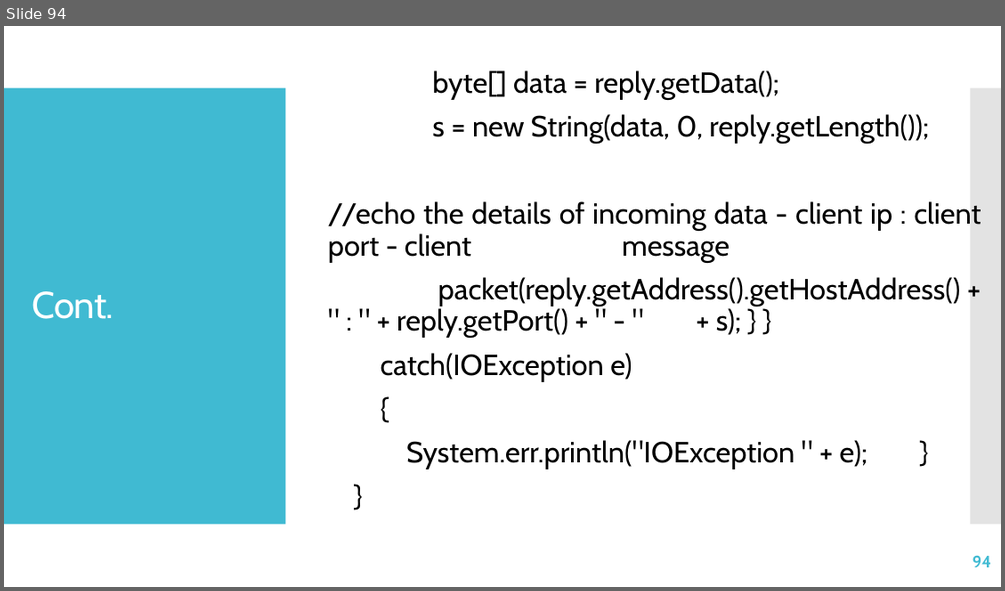
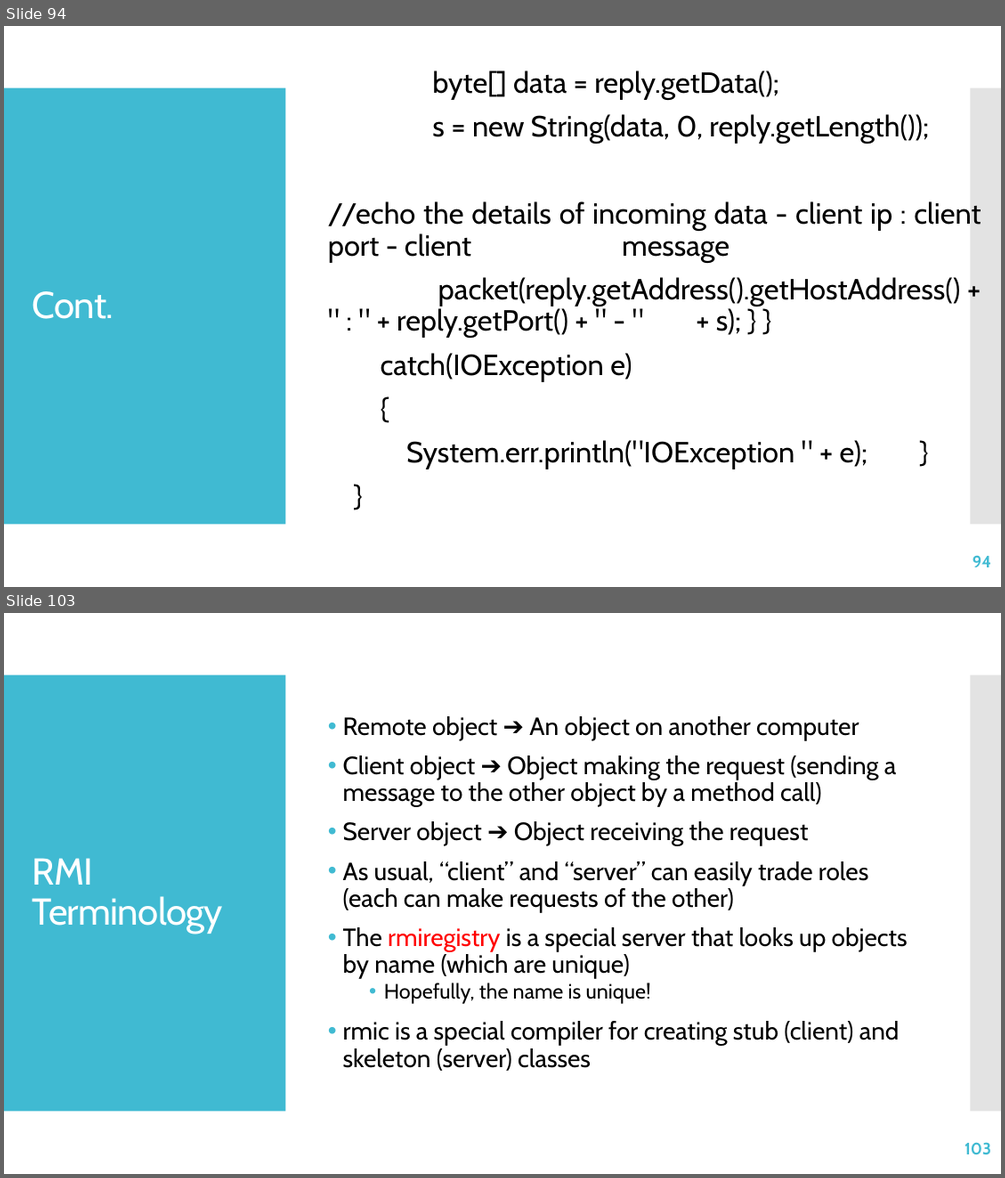
Before and after one commit to jrambasana/AJP2022-code, a slide deck: AJP Slides/AJP - Unit 1 - Java Networking.pptx. Shown one above the other, each under a label of ours: slide 94 before the commit, slides 94 and 103 after it; the slides between them are not shown. The pictures are 1005x591 and 1005x1178 pixels, drawn with LibreOffice and Linux fonts; fonts in the diff are those of the drawing. Boxes give left, top, right and bottom in pixels: in the first picture for what was removed or moved away, otherwise in the second. Text is boxed around its words. In the diff, an @@ line names an element or a change of style, - is before the commit and + after.

```diff
--- a/AJP Slides/AJP - Unit 1 - Java Networking.pptx
+++ b/AJP Slides/AJP - Unit 1 - Java Networking.pptx
@@ slide 103 added at <box>4,613,1001,1174</box>, background #FFFFFF; not listed: 2 template elements that a slide beside it also shows @@
@@ text added at <box>343,716,907,1070</box>, 24 pt, text #000000 @@
+• Remote object ➔ An object on another computer
+• Client object ➔ Object making the request (sending a message to the other object by a method call)
+• Server object ➔ Object receiving the request
+• As usual, “client” and “server” can easily trade roles (each can make requests of the other)
+• The rmiregistry is a special server that looks up objects by name (which are unique)
+  • Hopefully, the name is unique!
+• rmic is a special compiler for creating stub (client) and skeleton (server) classes
@@ title added at <box>32,858,223,933</box>, 36 pt, text #FFFFFF @@
+RMI Terminology
@@ page number added at <box>964,1142,991,1155</box>, 16 pt, text #40BAD2, bold @@
+103
```
Also in this commit, not shown: 37 other slides added, 23 other files.
